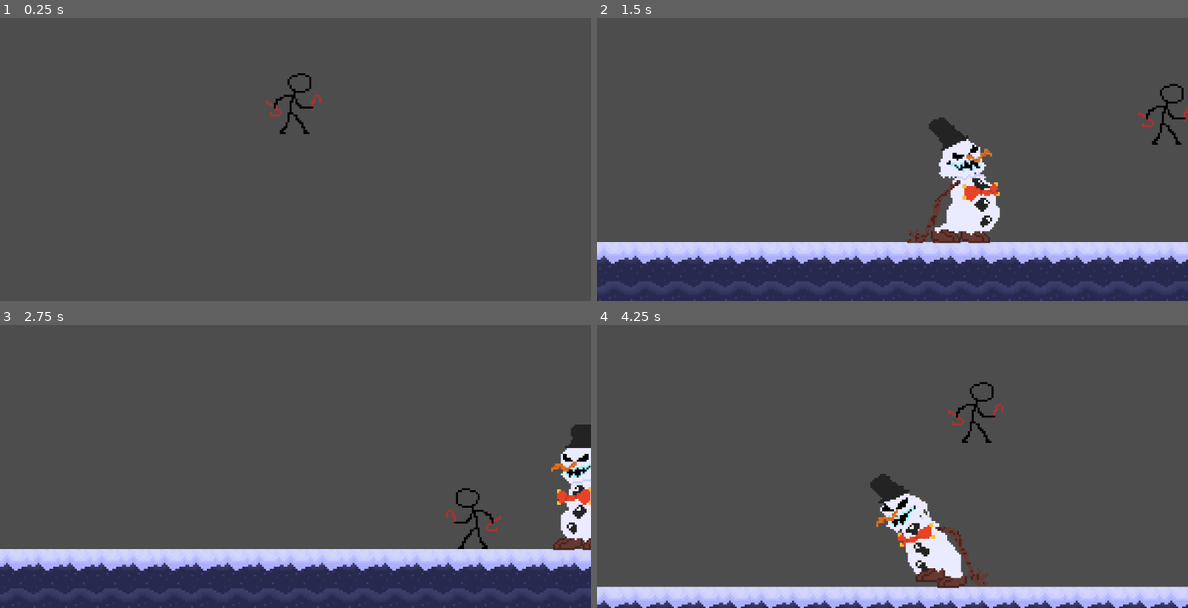
Above: before the commit, frames 1-4 (two rows, left to right).
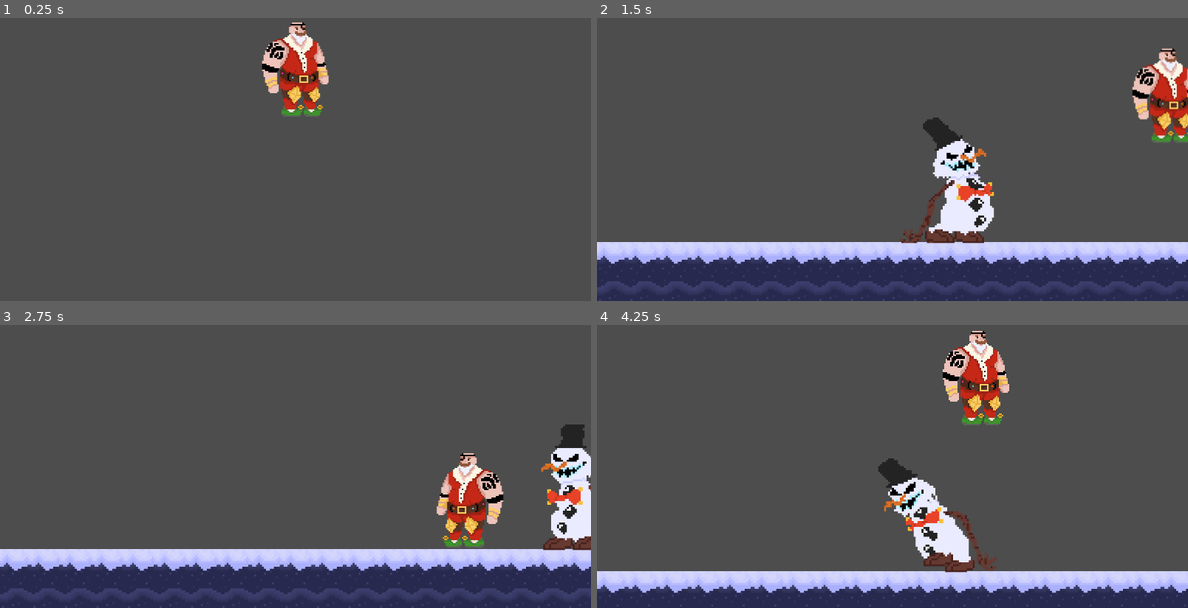
Above: after the commit, the same moments.

Repository: LukasPeres/Santa-Vinganca
Game: Godot game, scene res://Scene/parte 2 da fase.tscn
Same seed, same stepped clock (60 frames per second), same inputs: the game is played once before the commit and once after it.
Inputs:
- Up to frame 1 (0.25 s): no input
- Up to frame 2 (1.5 s): hold D (right) from 0.53 s (still down); tap J (attack) at 0.6 s; tap W (jump) at 0.77 s; tap Shift (dash) at 1.35 s
- Up to frame 3 (2.75 s): tap W (jump) at 1.52 s; release D (right) at 2.03 s; hold A (left) from 2.03 s (still down); tap 1 (weapon_1) at 2.1 s
- Up to frame 4 (4.25 s): release A (left) at 2.78 s; hold D (right) from 2.78 s (still down); tap 2 (weapon_2) at 2.85 s; tap W (jump) at 3.02, 3.77 s; tap 3 (weapon_3) at 3.6 s

The runs differ from the first frame. In frame 1, 2.6% of the frame differs, in the area x 44-56%, y 1-42%; in frame 2, 4.6%; in frame 3, 4.3%; in frame 4, 18%, in the area x 0-100%, y 2-100%.

Commit message:
feat: primeira fase do snowboss finalizada

Diff:
--- a/Entities/player.tscn
+++ b/Entities/player.tscn
@@ -1,11 +1,11 @@
 [gd_scene format=3 uid="uid://hvh3ntegm5t6"]
 
 [ext_resource type="Script" uid="uid://b3tgrhgpfl28a" path="res://Scripts/player.gd" id="1_tcnsb"]
-[ext_resource type="Texture2D" uid="uid://b7qx7heaiiufr" path="res://Sprites/Concepts/Papanel/sprite_idle_default.png" id="2_gb1tc"]
 [ext_resource type="Texture2D" uid="uid://dvwibl470mnb1" path="res://Sprites/Concepts/Papanel/ataque_melee_funcionando-Sheet.png" id="2_xd3k7"]
+[ext_resource type="Texture2D" uid="uid://byfria3xqvl5y" path="res://Sprites/Personagens/Papanel/Papanel.png" id="3_xd3k7"]
 
 [sub_resource type="RectangleShape2D" id="RectangleShape2D_taegk"]
-size = Vector2(20, 30)
+size = Vector2(19, 45)
 
 [sub_resource type="AtlasTexture" id="AtlasTexture_taegk"]
 atlas = ExtResource("2_xd3k7")
@@ -37,7 +37,7 @@
 }, {
 "frames": [{
 "duration": 1.0,
-"texture": ExtResource("2_gb1tc")
+"texture": ExtResource("3_xd3k7")
 }],
 "loop": true,
 "name": &"Idle",
@@ -52,9 +52,12 @@
 script = ExtResource("1_tcnsb")
 
 [node name="CollisionShape2D" type="CollisionShape2D" parent="." unique_id=37613180]
+position = Vector2(1.5, -15.5)
 shape = SubResource("RectangleShape2D_taegk")
 
 [node name="AnimatedSprite2D" type="AnimatedSprite2D" parent="." unique_id=818598190]
+position = Vector2(0, -17)
+scale = Vector2(0.75, 0.75)
 sprite_frames = SubResource("SpriteFrames_xd3k7")
 animation = &"Idle"
 autoplay = "Idle"
@@ -64,7 +67,7 @@
 collision_mask = 7
 
 [node name="CollisionShape2D" type="CollisionShape2D" parent="Hitbox" unique_id=307324714]
-position = Vector2(20, 1)
+position = Vector2(21, -4)
 shape = SubResource("RectangleShape2D_xd3k7")
 debug_color = Color(0.5126275, 0.54585844, 0.5256797, 0.41960785)
 
--- a/Entities/snowball_arc.tscn
+++ b/Entities/snowball_arc.tscn
@@ -1,6 +1,7 @@
 [gd_scene format=3 uid="uid://d0ab2sewpd5fa"]
 
 [ext_resource type="Script" uid="uid://rbmcx1pb3cru" path="res://Scripts/snowball_arc.gd" id="1_0b25x"]
+[ext_resource type="Texture2D" uid="uid://cjojyvoiv0hva" path="res://Sprites/Personagens/Boneco_neve/bola-de-neve.png" id="2_n7hk1"]
 
 [sub_resource type="CircleShape2D" id="CircleShape2D_0b25x"]
 radius = 4.0
@@ -22,4 +23,8 @@
 [node name="CollisionShape2D" type="CollisionShape2D" parent="Area2D" unique_id=574936166]
 shape = SubResource("CircleShape2D_n7hk1")
 
+[node name="Sprite2D" type="Sprite2D" parent="." unique_id=963509904]
+scale = Vector2(0.4, 0.4)
+texture = ExtResource("2_n7hk1")
+
 [connection signal="body_entered" from="Area2D" to="." method="_on_area_2d_body_entered"]
--- a/Entities/snowboss2.tscn
+++ b/Entities/snowboss2.tscn
@@ -9,8 +9,11 @@
 [ext_resource type="Texture2D" uid="uid://btag5g7ce18dy" path="res://Sprites/Personagens/Boneco_neve/boneco-de-neve-raio.png" id="6_4vl65"]
 
 [sub_resource type="RectangleShape2D" id="RectangleShape2D_sakgq"]
-
-[sub_resource type="RectangleShape2D" id="RectangleShape2D_u1tvg"]
+size = Vector2(26, 36)
+
+[sub_resource type="CapsuleShape2D" id="CapsuleShape2D_lg7jg"]
+radius = 13.0
+height = 52.0
 
 [sub_resource type="RectangleShape2D" id="RectangleShape2D_lg7jg"]
 size = Vector2(45.32628, 33.30629)
@@ -197,6 +200,8 @@
 [sub_resource type="CircleShape2D" id="CircleShape2D_0raev"]
 
 [sub_resource type="CapsuleShape2D" id="CapsuleShape2D_f8ao0"]
+radius = 14.0
+height = 50.0
 
 [node name="snowboss" type="CharacterBody2D" unique_id=1505547716]
 collision_layer = 2
@@ -207,8 +212,9 @@
 script = ExtResource("1_olyxe")
 
 [node name="CollisionShape2D" type="CollisionShape2D" parent="corpo" unique_id=158761331]
+position = Vector2(-1, -8)
 shape = SubResource("RectangleShape2D_sakgq")
-disabled = true
+metadata/_edit_lock_ = true
 
 [node name="RemoteTransform2D" type="RemoteTransform2D" parent="corpo" unique_id=614747861]
 position = Vector2(0, -18)
@@ -217,12 +223,16 @@
 [node name="area_dano" type="Area2D" parent="corpo" unique_id=1267115924]
 collision_layer = 0
 collision_mask = 2
+metadata/_edit_lock_ = true
 
 [node name="CollisionShape2D" type="CollisionShape2D" parent="corpo/area_dano" unique_id=989050587]
-shape = SubResource("RectangleShape2D_u1tvg")
+position = Vector2(0, -14)
+shape = SubResource("CapsuleShape2D_lg7jg")
+metadata/_edit_lock_ = true
 
 [node name="PontoImpacto" type="Marker2D" parent="corpo" unique_id=2100955329]
 position = Vector2(38, 0)
+metadata/_edit_lock_ = true
 
 [node name="HitboxSoco" type="Area2D" parent="corpo" unique_id=1696678897]
 position = Vector2(22, 0)
@@ -241,12 +251,14 @@
 rotation = 2.1450098
 shape = SubResource("CapsuleShape2D_ddfrk")
 disabled = true
+metadata/_edit_lock_ = true
 
 [node name="AnimatedSprite2D" type="AnimatedSprite2D" parent="corpo" unique_id=743369448]
 position = Vector2(5, -22)
 sprite_frames = SubResource("SpriteFrames_1bah1")
 animation = &"soltando_raio"
 autoplay = "idle"
+metadata/_edit_lock_ = true
 
 [node name="PontoRaio" type="Marker2D" parent="corpo" unique_id=1452407888]
 position = Vector2(25, -32)
@@ -268,13 +280,12 @@
 collision_mask = 2
 
 [node name="CollisionShape2D" type="CollisionShape2D" parent="cabeca/area_dano" unique_id=949296903]
-position = Vector2(0, -2)
+position = Vector2(5, -13)
 shape = SubResource("CircleShape2D_0raev")
 
 [node name="CollisionShape2D" type="CollisionShape2D" parent="." unique_id=1447202046]
-position = Vector2(0, -5)
+position = Vector2(1, -15)
 shape = SubResource("CapsuleShape2D_f8ao0")
-metadata/_edit_lock_ = true
 
 [connection signal="body_entered" from="corpo/area_dano" to="corpo" method="_on_area_dano_body_entered"]
 [connection signal="body_entered" from="corpo/HitboxSoco" to="corpo" method="_on_hitbox_soco_body_entered"]
--- a/Scripts/snowboss_2.gd
+++ b/Scripts/snowboss_2.gd
@@ -8,8 +8,11 @@
 	RAIO,
 	DASH,
 	MARTELO,
-	TRANSICAO
+	TRANSICAO,
+	FASE2
 }
+
+var fase_2_ativa: bool = false
 
 # --- REFERÊNCIAS ---
 @onready var corpo = $corpo
@@ -220,7 +223,23 @@
 func go_to_transicao_state():
 	status_atual = BossState.TRANSICAO
 	velocity.x = 0
-	print("BOSS: Vida baixa, parando para Fase 2")
+	anim.play("idle") # Ou uma animação de "dor"
+
+	print("BOSS: Iniciando Transição para Fase 2...")
+
+	# Pequeno delay para o impacto visual
+	await get_tree().create_timer(2.0).timeout
+	iniciar_fase_2()
+
+func iniciar_fase_2():
+	fase_2_ativa = true
+	status_atual = BossState.FASE2
+
+	# 1. Se a cabeça for um nó filho, podemos soltá-la ou apenas mudar o script dela
+	if cabeca.has_method("ativar_modo_quicar"):
+		cabeca.ativar_modo_quicar()
+
+	print("BOSS: FASE 2 INICIADA!")
 
 # =========================================================
 # COMBATE
Binary file added: Sprites/Personagens/Boneco_neve/bola-de-neve.png
Not shown, added: Sprites/Personagens/Boneco_neve/bola-de-neve.png.import
Binary file added: Sprites/Personagens/Papanel/Papanel.png
Not shown, added: Sprites/Personagens/Papanel/Papanel.png.import
